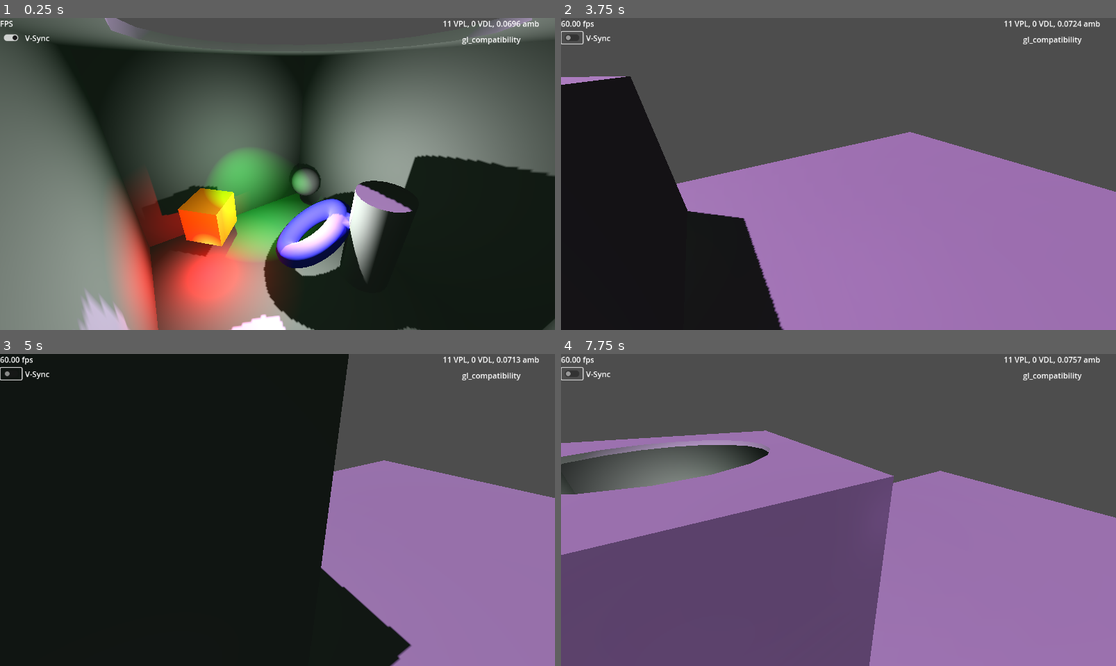
Above: before the commit, frames 1-4 (two rows, left to right).
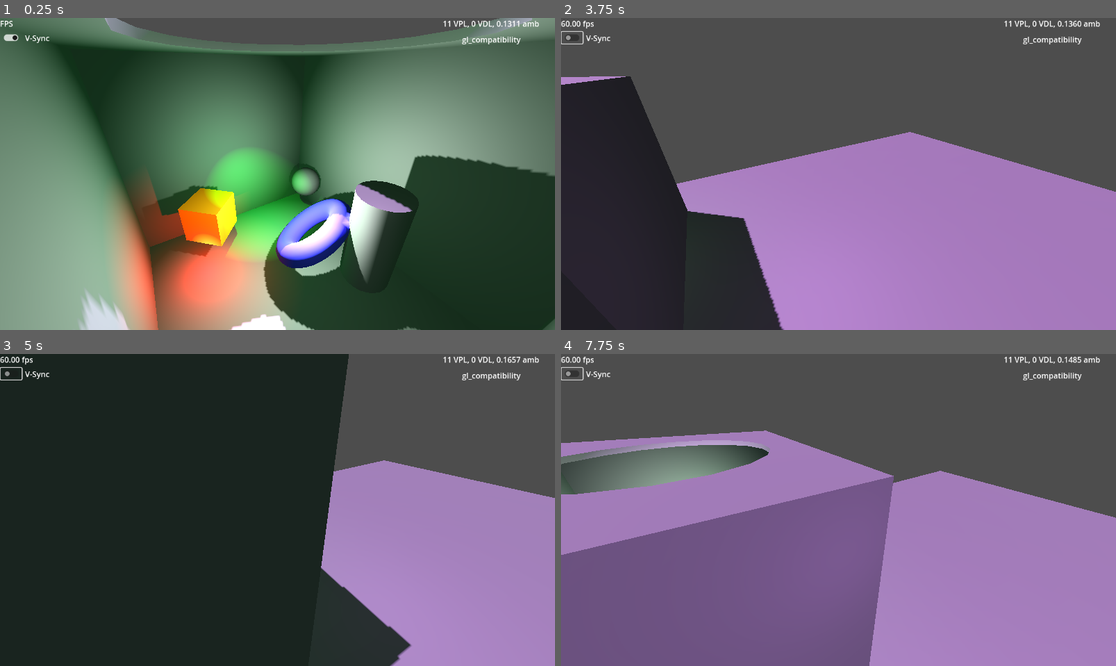
Above: after the commit, the same moments.

Repository: GregPickering/O1S_FauxGI
Game: Godot game, scene res://Scenes/scene_3d.tscn
Two runs of this game, one before a commit and one after it. Both use one fixed random seed, a clock stepped at 60 frames per second and the inputs below.
Inputs (mouse positions are in pixels of both pictures, inside the frame that each line leads up to):
- Up to frame 1 (0.25 s): no input
- Up to frame 2 (3.75 s): tap Enter at 0.5 s; move the mouse to (960, 158) at 0.52 s; hold D 0.53-1.25 s; tap G at 0.6 s; click (960, 158) at 0.67 s; drag from (727, 189) to (810, 236) at 1.27 s; click (572, 36) at 2 s; move the mouse to (894, 105) at 2.77 s; hold D 2.78-3.5 s; tap E at 2.85 s; drag from (810, 236) to (672, 127) at 3.52 s
- Up to frame 3 (5 s): move the mouse to (444, 556) at 4.27 s; hold A from 4.28 s (still down); tap Q at 4.35 s
- Up to frame 4 (7.75 s): release A at 5 s; drag from (672, 463) to (755, 432) at 5.02 s; move the mouse to (866, 510) at 5.77 s; hold S 5.78-6.5 s; tap G at 5.85 s; click (866, 510) at 5.92 s; drag from (755, 432) to (727, 525) at 6.52 s; move the mouse to (960, 494) at 7.27 s; hold W from 7.28 s (still down); tap E at 7.35 s

The runs differ from the first frame. In frame 1, 78% of the frame differs, in the area x 0-100%, y 0-100%; in frame 2, 4.3%; in frame 3, 7.8%; in frame 4, 15%.

Commit message:
Change VPL shadows to dual paraboloid if enabled and supported.
Determine which renderer is in use.
VPL shadows, if enabled, now use dual paraboloid if supported.

Diff:
--- a/O1S_FauxGI/faux_gi.gd
+++ b/O1S_FauxGI/faux_gi.gd
@@ -48,9 +48,6 @@
 const ray_hit_color := Color.LIGHT_GREEN
 const ray_miss_color := Color.LIGHT_CORAL
 
-# are we running in the editor
-var in_editor : bool = Engine.is_editor_hint()
-
 @export_category( "Scene Integration" )
 ## The node containing all the lights we wish to GI-ify
 @export var top_node : Node3D = null
@@ -143,11 +140,16 @@
 var query := PhysicsRayQueryParameters3D.new()
 var space_state : PhysicsDirectSpaceState3D = null
 enum ray_storage { energy, pos, norm, rad, color, dist_frac }
+enum renderer_type { forward_plus, mobile, gl_compatibility }
 
 # debug raycasts
 var raycast_hits : PackedVector3Array = []
 var raycast_misses : PackedVector3Array = []
 @onready var draw_rays : ImmediateMesh = $RaycastDebug.mesh
+
+# are we running in the editor
+var in_editor : bool = Engine.is_editor_hint()
+var render : renderer_type = renderer_type.get( RenderingServer.get_current_rendering_method() )
 
 func _unhandled_key_input( event ):
 	# add the hotkey CTRL+G to toggle global illumination
@@ -625,6 +627,7 @@
 			light.light_energy * bounce_gain * scale_all_light_energy * compensate_N_pts )
 
 func _ready():
+	print( "Renderer: ", render )
 	# grab the camera
 	if in_editor:
 		# Get EditorInterface this way because it does not exist in a build
@@ -708,7 +711,14 @@
 				RenderingServer.light_set_param( light, RenderingServer.LIGHT_PARAM_SPOT_ANGLE, 180.0 )
 			if VPLS_cast_shadows:
 				if not spot_instead:
-					RenderingServer.light_omni_set_shadow_mode( light, RenderingServer.LIGHT_OMNI_SHADOW_CUBE )
+					if renderer_type.gl_compatibility == render:
+						# the compatibility renderer can't do DUAL_PARABOLOID
+						RenderingServer.light_omni_set_shadow_mode( light,
+											RenderingServer.LIGHT_OMNI_SHADOW_CUBE )
+					else:
+						# DUAL_PARABOLOID is faster, if supported
+						RenderingServer.light_omni_set_shadow_mode( light,
+											RenderingServer.LIGHT_OMNI_SHADOW_DUAL_PARABOLOID )
 				RenderingServer.light_set_shadow( light, true )
 			# keep a copy around
 			VPL_inst.append( instance )
--- a/Scenes/scene_3d.tscn
+++ b/Scenes/scene_3d.tscn
@@ -9,8 +9,8 @@
 
 [sub_resource type="Environment" id="Environment_q5cge"]
 ambient_light_source = 2
-ambient_light_color = Color(0.807012, 0.949151, 0.845678, 1)
-ambient_light_energy = 0.0849945
+ambient_light_color = Color(0.65167, 0.942439, 0.716874, 1)
+ambient_light_energy = 0.165498
 tonemap_mode = 3
 volumetric_fog_density = 0.271
 
@@ -22,19 +22,54 @@
 
 [node name="Scene3D" type="Node3D"]
 
+[node name="WorldEnvironment" type="WorldEnvironment" parent="."]
+environment = SubResource("Environment_q5cge")
+
 [node name="FauxGI" parent="." node_paths=PackedStringArray("top_node", "label_node", "environment_node") instance=ExtResource("1_q5cge")]
 top_node = NodePath("..")
 label_node = NodePath("../UICanvas/FauxGIStatusLabel")
-oversample_dir = 32
+bounce_gain = 1.0
+percent_stable = 75.0
+temporal_filter = 0.1
 environment_node = NodePath("../WorldEnvironment")
-metadata/_edit_group_ = true
 
-[node name="WorldEnvironment" type="WorldEnvironment" parent="."]
-environment = SubResource("Environment_q5cge")
+[node name="SpinSpot" type="Node3D" parent="."]
+transform = Transform3D(-0.879026, 0, -0.476774, 0, 1, 0, 0.476774, 0, -0.879026, 0, 0, 0)
+script = ExtResource("3_ok1gl")
+speed = -1.795
 
-[node name="Camera3D" type="Camera3D" parent="."]
-transform = Transform3D(0.538808, -0.388396, 0.747552, 0, 0.887378, 0.461043, -0.842429, -0.248414, 0.478127, 3.0704, 3.96238, 2.2976)
-script = ExtResource("2_pjwey")
+[node name="SpotLight3D" type="SpotLight3D" parent="SpinSpot"]
+transform = Transform3D(0.952537, 0.131593, -0.274512, 0.304381, -0.396676, 0.866026, 0.00507104, -0.908477, -0.417903, 0.79985, 3.19763, -0.713908)
+light_color = Color(0.192157, 1, 0.32549, 1)
+light_energy = 2.0
+shadow_enabled = true
+spot_range = 10.0
+spot_angle = 30.0
+
+[node name="OmniLight3D" type="OmniLight3D" parent="SpinSpot"]
+transform = Transform3D(-0.128348, 0, -0.991729, 0, 1, 0, 0.991729, 0, -0.128348, -0.711475, 1.74288, -0.629222)
+light_energy = 1.5
+shadow_enabled = true
+
+[node name="SpinDir" type="Node3D" parent="."]
+transform = Transform3D(0.243981, 0, 0.96978, 0, 1, 0, -0.96978, 0, 0.243981, 0, 0, 0)
+script = ExtResource("3_ok1gl")
+speed = 0.42
+
+[node name="DirectionalLight3D" type="DirectionalLight3D" parent="SpinDir"]
+transform = Transform3D(0.982008, -0.188398, 0.0128751, 0.0752052, 0.452719, 0.888476, -0.173216, -0.871523, 0.458742, 0, 2, 0)
+light_color = Color(0.804364, 0.600976, 0.890119, 1)
+shadow_enabled = true
+directional_shadow_mode = 0
+directional_shadow_max_distance = 15.0
+directional_shadow_pancake_size = 0.0
+sky_mode = 1
+
+[node name="OmniLight3D" type="OmniLight3D" parent="SpinDir"]
+transform = Transform3D(-0.859002, 0, 0.511972, 0, 1, 0, -0.511972, 0, -0.859002, 2.056, -0.19, -0.521)
+light_color = Color(1, 0, 0, 1)
+shadow_enabled = true
+omni_range = 3.0
 
 [node name="Geometry" type="CSGCombiner3D" parent="."]
 use_collision = true
@@ -78,44 +113,6 @@
 transform = Transform3D(1, 0, 0, 0, 1, 0, 0, 0, 1, 1.80649, -0.955527, -2.43044)
 size = Vector3(15.4212, 0.1, 36.4354)
 
-[node name="SpinSpot" type="Node3D" parent="."]
-transform = Transform3D(0.847151, 0, -0.531352, 0, 1, 0, 0.531352, 0, 0.847151, 0, 0, 0)
-script = ExtResource("3_ok1gl")
-speed = -1.795
-
-[node name="SpotLight3D" type="SpotLight3D" parent="SpinSpot"]
-transform = Transform3D(0.952537, 0.131593, -0.274512, 0.304381, -0.396676, 0.866026, 0.00507104, -0.908477, -0.417903, 0.79985, 3.19763, -0.713908)
-light_color = Color(0.192157, 1, 0.32549, 1)
-light_energy = 2.0
-shadow_enabled = true
-spot_range = 10.0
-spot_angle = 30.0
-
-[node name="OmniLight3D" type="OmniLight3D" parent="SpinSpot"]
-transform = Transform3D(-0.128348, 0, -0.991729, 0, 1, 0, 0.991729, 0, -0.128348, -0.711475, 1.74288, -0.629222)
-light_energy = 1.5
-shadow_enabled = true
-
-[node name="SpinDir" type="Node3D" parent="."]
-transform = Transform3D(0.207609, 0, 0.978212, 0, 1, 0, -0.978212, 0, 0.207609, 0, 0, 0)
-script = ExtResource("3_ok1gl")
-speed = 0.42
-
-[node name="DirectionalLight3D" type="DirectionalLight3D" parent="SpinDir"]
-transform = Transform3D(0.982008, -0.188398, 0.0128751, 0.0752052, 0.452719, 0.888476, -0.173216, -0.871523, 0.458742, 0, 2, 0)
-light_color = Color(0.804364, 0.600976, 0.890119, 1)
-shadow_enabled = true
-directional_shadow_mode = 0
-directional_shadow_max_distance = 15.0
-directional_shadow_pancake_size = 0.0
-sky_mode = 1
-
-[node name="OmniLight3D" type="OmniLight3D" parent="SpinDir"]
-transform = Transform3D(-0.859002, 0, 0.511972, 0, 1, 0, -0.511972, 0, -0.859002, 2.056, -0.19, -0.521)
-light_color = Color(1, 0, 0, 1)
-shadow_enabled = true
-omni_range = 3.0
-
 [node name="UICanvas" type="CanvasLayer" parent="."]
 
 [node name="FPS" type="Label" parent="UICanvas"]
@@ -146,7 +143,7 @@
 offset_left = -261.0
 offset_bottom = 23.0
 grow_horizontal = 0
-text = "11 VPL, 0 VDL, 0.0850 amb "
+text = "11 VPL, 0 VDL, 0.1655 amb "
 horizontal_alignment = 1
 
 [node name="RendererLabel" type="Label" parent="UICanvas"]
@@ -162,4 +159,8 @@
 horizontal_alignment = 1
 script = ExtResource("7_pjwey")
 
+[node name="Camera3D" type="Camera3D" parent="."]
+transform = Transform3D(0.538808, -0.388396, 0.747553, 0, 0.887378, 0.461043, -0.842429, -0.248414, 0.478126, 3.0704, 3.96238, 2.2976)
+script = ExtResource("2_pjwey")
+
 [connection signal="toggled" from="UICanvas/cbVSync" to="UICanvas/cbVSync" method="_on_toggled"]
